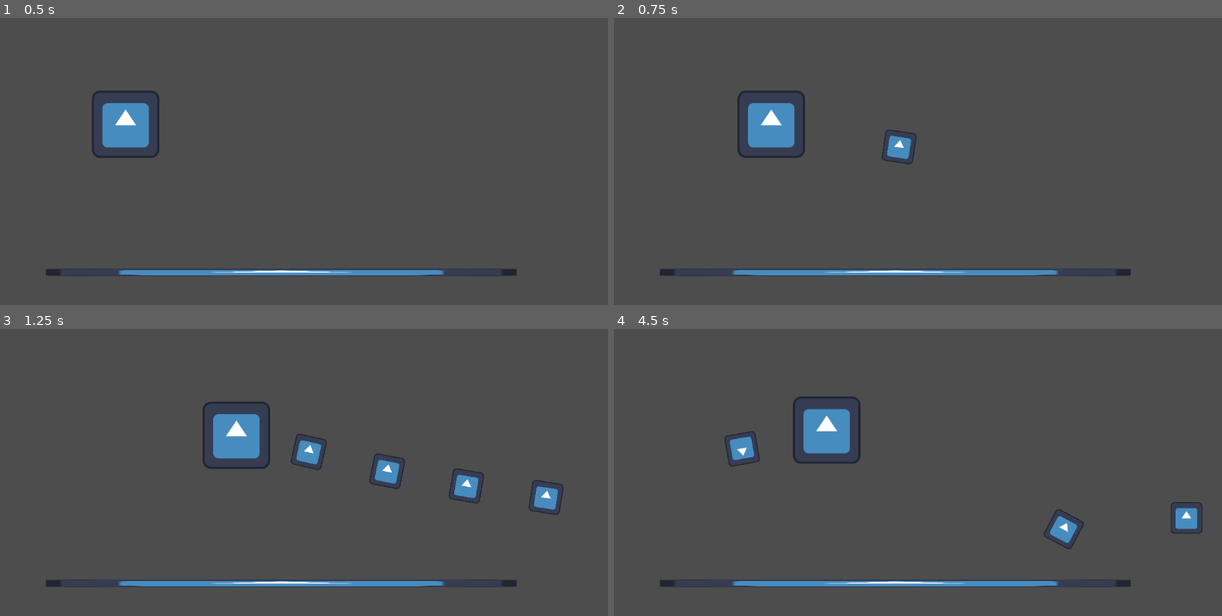
Above: before the commit, frames 1-4 (two rows, left to right).
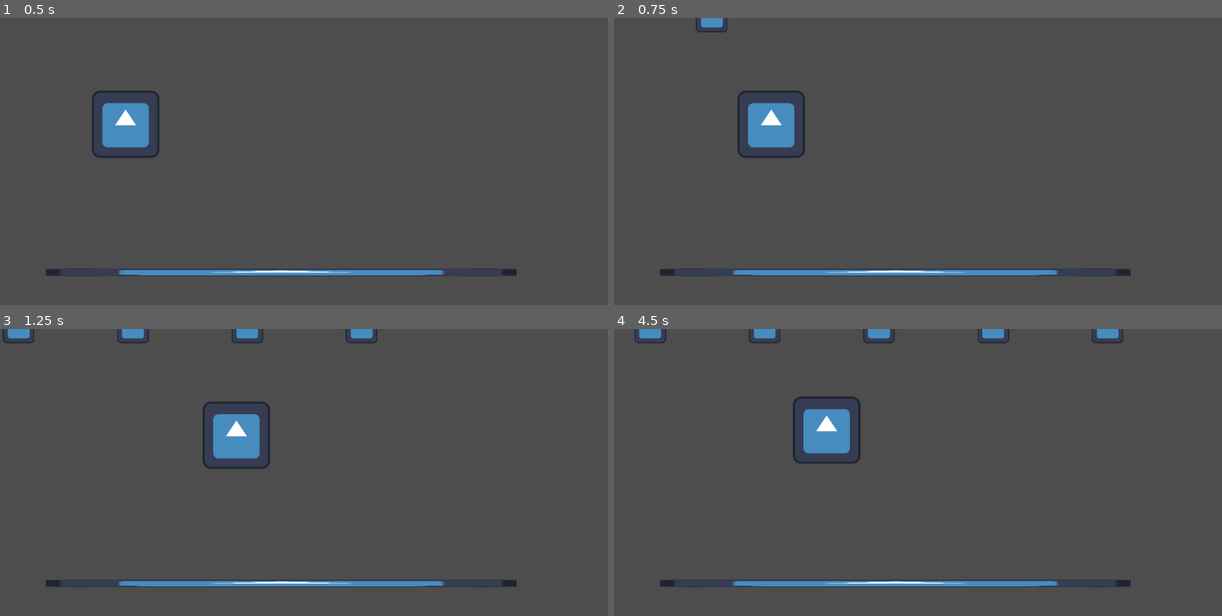
Above: after the commit, the same moments.

Repository: joseph-tighe/ricochet
Game: Godot game, scene res://node_2d.tscn
Same seed, same stepped clock (60 frames per second), same inputs: the game is played once before the commit and once after it. The engine's default icon, where the game draws it, is replaced by a stand-in: a white triangle on a blue panel in a dark square.
Inputs (mouse positions are in pixels of both pictures, inside the frame that each line leads up to):
- Up to frame 1 (0.5 s): no input
- Up to frame 2 (0.75 s): tap Enter at 0.5 s; move the mouse to (1051, 170) at 0.52 s; hold D from 0.53 s (still down); hold Space (shoot) from 0.53 s (still down)
- Up to frame 3 (1.25 s): keep holding D; keep holding Space (shoot)
- Up to frame 4 (4.5 s): move the mouse to (796, 515) at 1.27 s; release D at 1.28 s; release Space (shoot) at 1.28 s; hold S 1.28-2.03 s; tap Space (shoot) at 1.35, 2.85, 4.35 s; move the mouse to (978, 423) at 2.02 s; hold D 2.03-2.78 s; hold Space (shoot) 2.03-2.78 s; move the mouse to (887, 567) at 2.77 s; hold W 2.78-3.53 s; move the mouse to (1100, 549) at 3.52 s; hold Space (shoot) 3.53-4.28 s; hold A from 3.53 s (still down); move the mouse to (735, 449) at 4.27 s

Frame 1 is identical in both runs. In frame 2, 0.5% of the frame differs, in the area x 13-50%, y 0-52%; in frame 3, 2.1%, in the area x 0-93%, y 0-65%; in frame 4, 1.9%.
Error after the commit: Invalid access to property or key 'global_position' on a base object of type 'null instance'. (res://character_body_2d.gd:36)

Commit message:
changed names

Diff:
--- a/bullet.tscn
+++ b/bullet.tscn
@@ -10,14 +10,14 @@
 [node name="_Node2D_85" type="Node2D"]
 script = ExtResource("1_v8qja")
 
-[node name="CharacterBody2D" type="CharacterBody2D" parent="."]
+[node name="Bullet" type="CharacterBody2D" parent="."]
 script = ExtResource("2_2b2rl")
 
-[node name="CollisionShape2D" type="CollisionShape2D" parent="CharacterBody2D"]
+[node name="BulletCollision" type="CollisionShape2D" parent="Bullet"]
 position = Vector2(3, -5)
 shape = SubResource("RectangleShape2D_2b2rl")
 
-[node name="Sprite2D" type="Sprite2D" parent="CharacterBody2D"]
+[node name="BulletSprite" type="Sprite2D" parent="Bullet"]
 position = Vector2(2, -3)
 scale = Vector2(0.46875, 0.46875)
 texture = ExtResource("2_t4vbm")
--- a/character_body_2d.gd
+++ b/character_body_2d.gd
@@ -24,7 +24,6 @@
 		can_shoot = false
 		cooldown_timer.start(0.2) # Cooldown in seconds
 		shoot()
-	print(health)
 	velocity = direction.normalized() * SPEED
 	move_and_slide()
 
--- a/node_2d.tscn
+++ b/node_2d.tscn
@@ -12,28 +12,28 @@
 
 [node name="Scene" type="Node2D"]
 
-[node name="CharacterBody2D" type="CharacterBody2D" parent="." groups=["player"]]
+[node name="Player" type="CharacterBody2D" parent="." groups=["player"]]
 position = Vector2(238, 202)
 script = ExtResource("1_wtcfe")
 Bullet = ExtResource("2_epypp")
 
-[node name="CollisionShape2D" type="CollisionShape2D" parent="CharacterBody2D"]
+[node name="PlayerHitbox" type="CollisionShape2D" parent="Player"]
 shape = SubResource("RectangleShape2D_y32ns")
 
-[node name="Sprite2D" type="Sprite2D" parent="CharacterBody2D"]
+[node name="PlayerSprite" type="Sprite2D" parent="Player"]
 texture = ExtResource("2_0e48y")
 
-[node name="Marker2D" type="Marker2D" parent="CharacterBody2D"]
+[node name="PlayerMarker" type="Marker2D" parent="Player"]
 
-[node name="CooldownTimer" type="Timer" parent="CharacterBody2D"]
+[node name="CooldownTimer" type="Timer" parent="Player"]
 
-[node name="CharacterBody2D2" type="CharacterBody2D" parent="."]
+[node name="Wall" type="CharacterBody2D" parent="."]
 
-[node name="CollisionShape2D" type="CollisionShape2D" parent="CharacterBody2D2"]
+[node name="CollisionShape2D" type="CollisionShape2D" parent="Wall"]
 position = Vector2(532.5, 485)
 shape = SubResource("RectangleShape2D_epypp")
 
-[node name="Sprite2D" type="Sprite2D" parent="CharacterBody2D2"]
+[node name="Sprite2D" type="Sprite2D" parent="Wall"]
 position = Vector2(533, 483.5)
 scale = Vector2(6.96875, 0.117188)
 texture = ExtResource("2_0e48y")
Not shown: 1 places in bullet.tscn that only renumber resources
Not shown: 1 places in node_2d.tscn that only renumber resources
